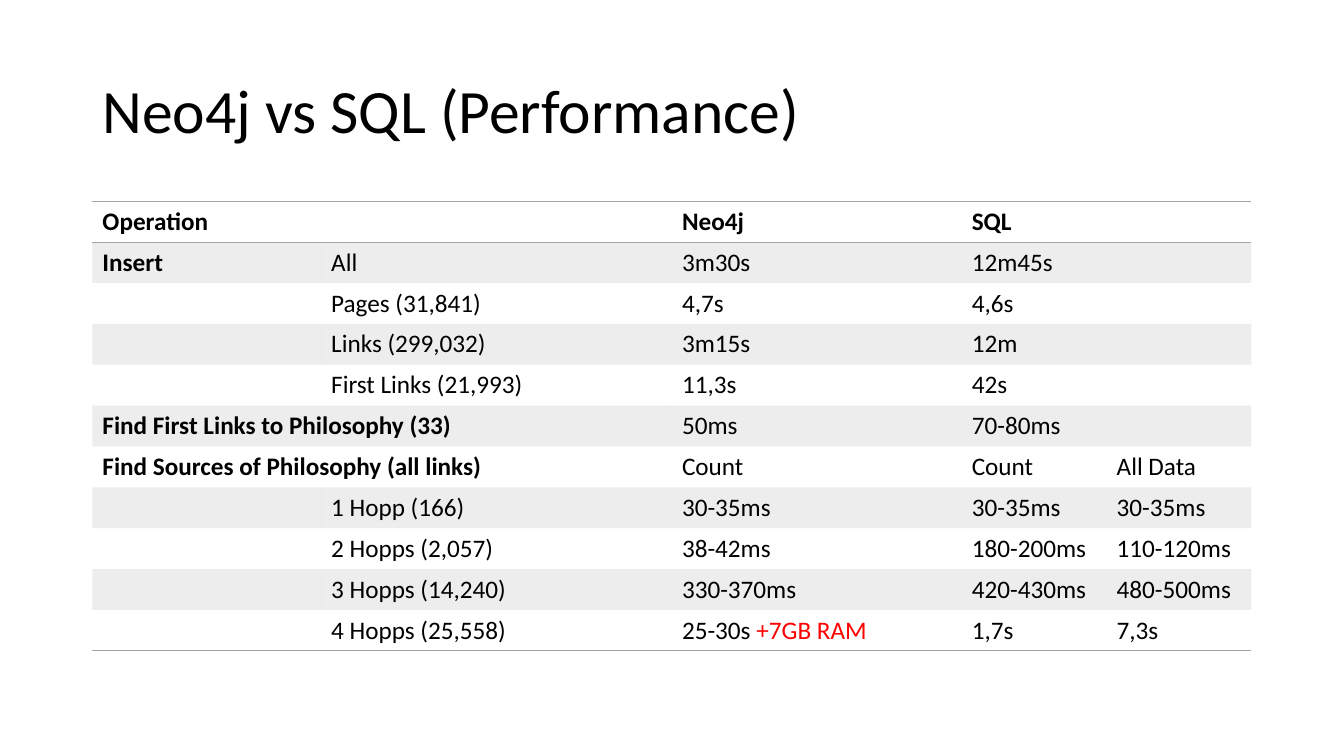
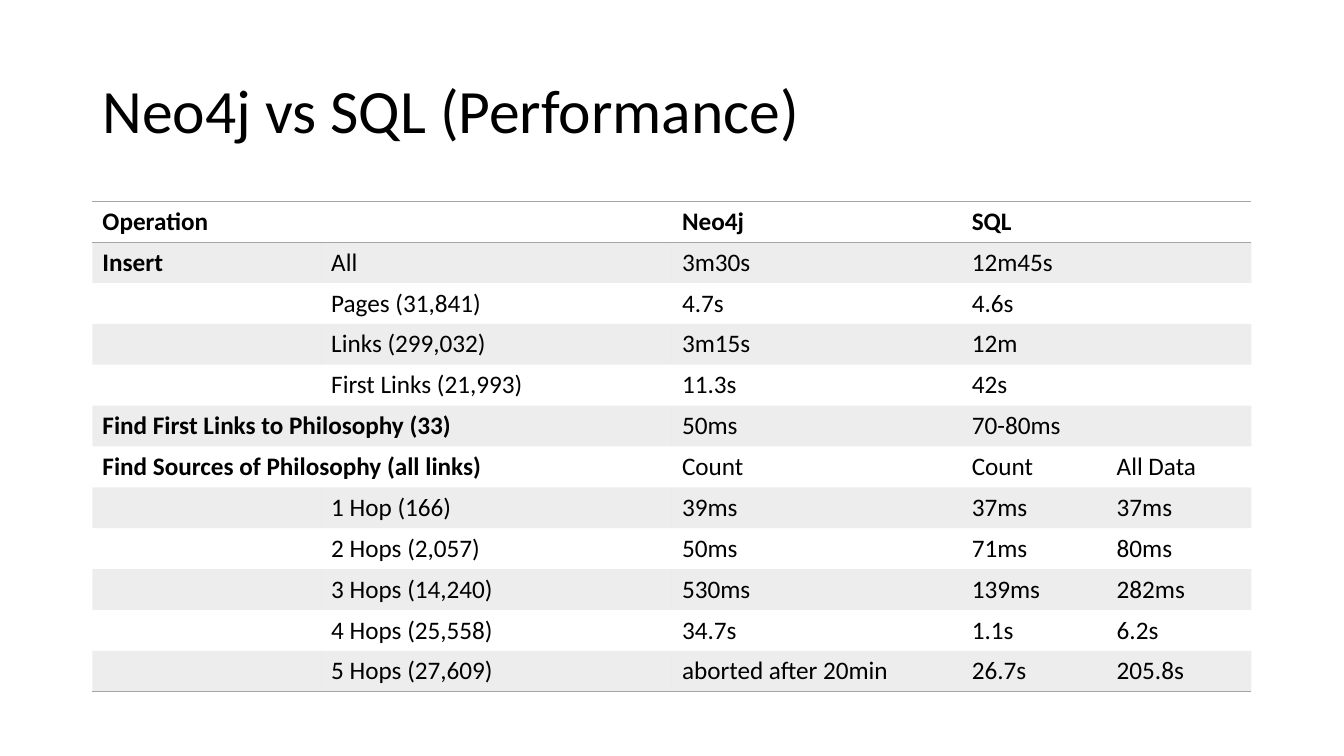
Before and after one commit to bernhardmgruber/philosophywiki, a slide deck: slide 9 of doc/presentation/Presentation.pptx. Drawn at 1344x756 pixels with LibreOffice and Linux fonts; fonts in the diff are those of the drawing. Boxes give left, top, right and bottom in pixels: in the first picture for what was removed or moved away, otherwise in the second. Text is boxed around its words. In the diff, an @@ line names an element or a change of style, - is before the commit and + after.

```diff
--- a/doc/presentation/Presentation.pptx
+++ b/doc/presentation/Presentation.pptx
@@ table at [93, 202, 1253, 693] @@
-row 3, column 3: 4,7s
+row 3, column 3: 4.7s
-row 3, column 4: 4,6s
+row 3, column 4: 4.6s
-row 5, column 3: 11,3s
+row 5, column 3: 11.3s
-row 8:  | 1 Hopp (166) | 30-35ms | 30-35ms | 30-35ms
-row 9:  | 2 Hopps (2,057) | 38-42ms | 180-200ms | 110-120ms
-row 10:  | 3 Hopps (14,240) | 330-370ms | 420-430ms | 480-500ms
-row 11:  | 4 Hopps (25,558) | 25-30s +7GB RAM | 1,7s | 7,3s
+row 8:  | 1 Hop (166) | 39ms | 37ms | 37ms
+row 9:  | 2 Hops (2,057) | 50ms | 71ms | 80ms
+row 10:  | 3 Hops (14,240) | 530ms | 139ms | 282ms
+row 11:  | 4 Hops (25,558) | 34.7s | 1.1s | 6.2s
+row 12:  | 5 Hops (27,609) | aborted after 20min | 26.7s | 205.8s
```
Also in this commit, not shown: 1 other slide changed.
